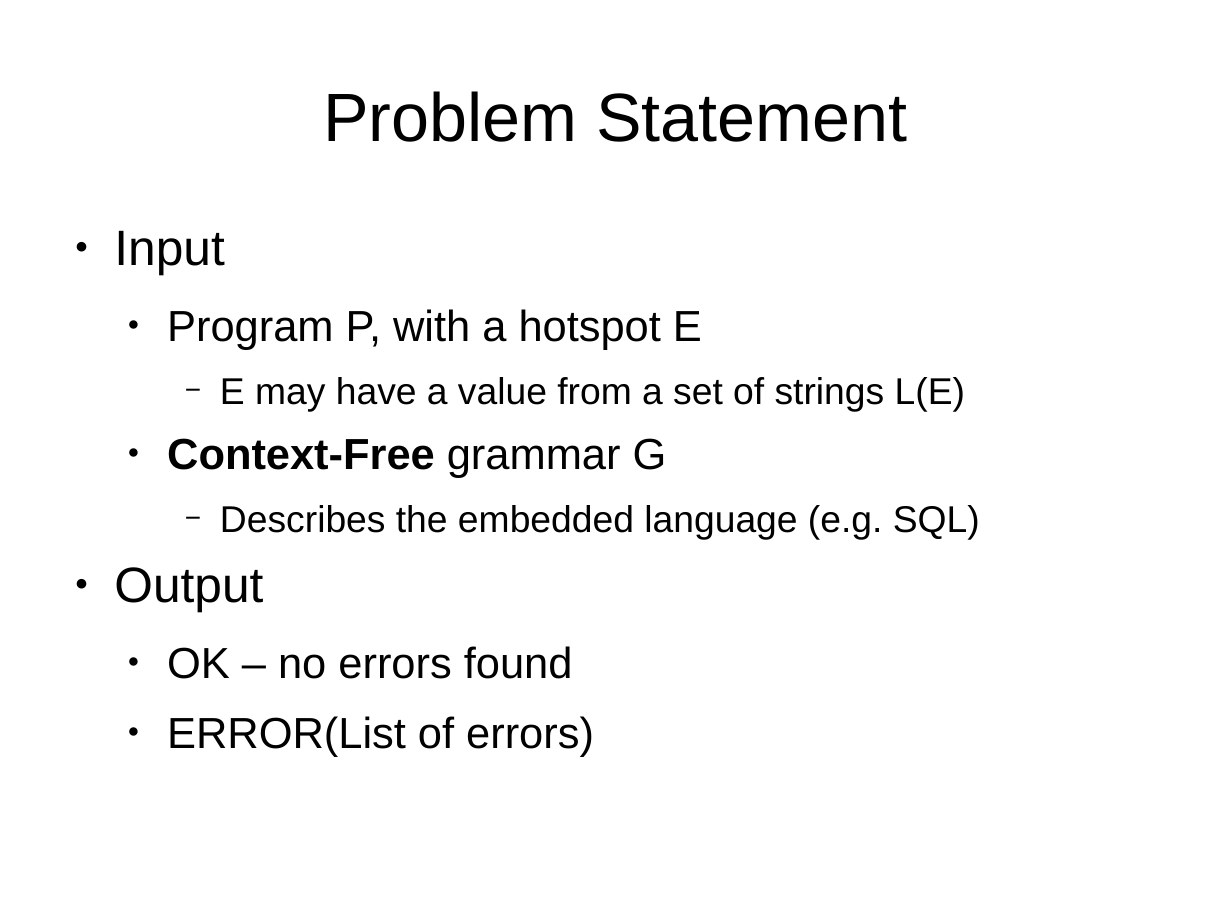
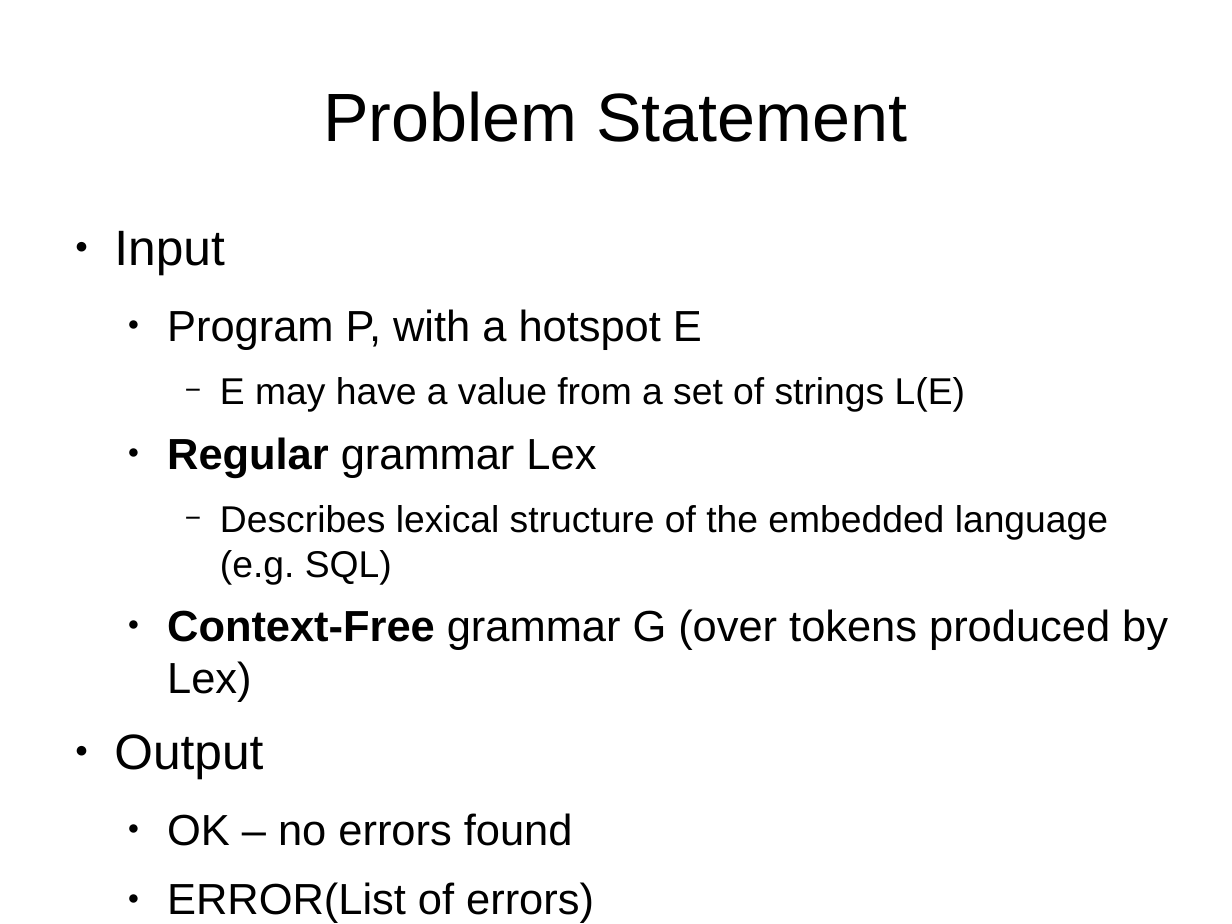
Before and after one commit to abreslav-from-google-code/abreslav, a slide deck: slide 7 of work/PL_Seminar/breslav_abstract_parsing.odp. Drawn at 1232x924 pixels with LibreOffice and Linux fonts; fonts in the diff are those of the drawing. Boxes give left, top, right and bottom in pixels: in the first picture for what was removed or moved away, otherwise in the second. Text is boxed around its words. In the diff, an @@ line names an element or a change of style, - is before the commit and + after.

```diff
--- a/work/PL_Seminar/breslav_abstract_parsing.odp
+++ b/work/PL_Seminar/breslav_abstract_parsing.odp
@@ text at <box>167,437,1168,702</box>: text changed; size 24 to 28 pt @@
-  ● Context-Free grammar G
-    − Describes the embedded language (e.g. SQL)
+  ● Regular grammar Lex
+    − Describes lexical structure of the embedded language (e.g. SQL)
+  ● Context-Free grammar G (over tokens produced by Lex)
```
Also in this commit, not shown: 3 other slides changed, 4 slides added.
